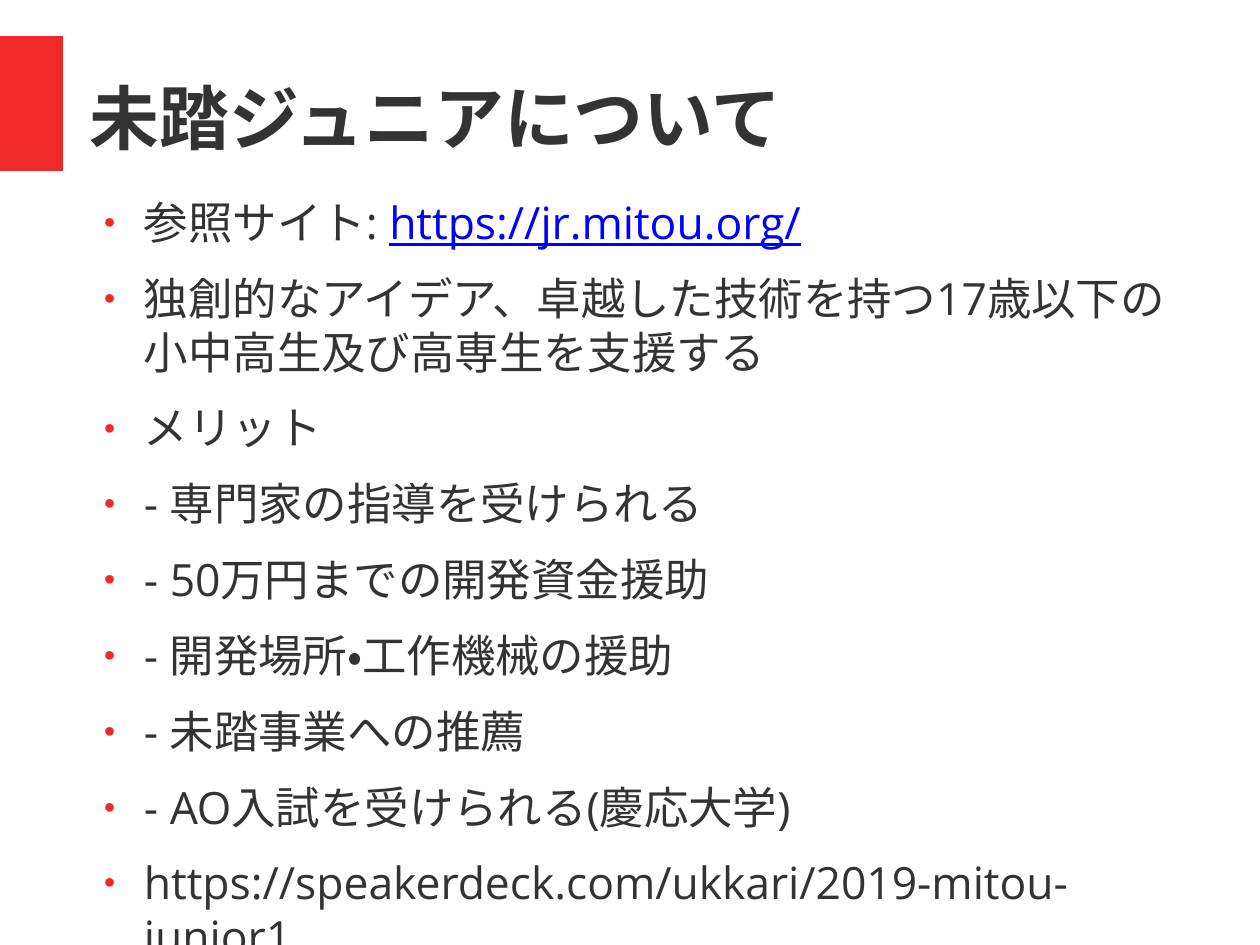
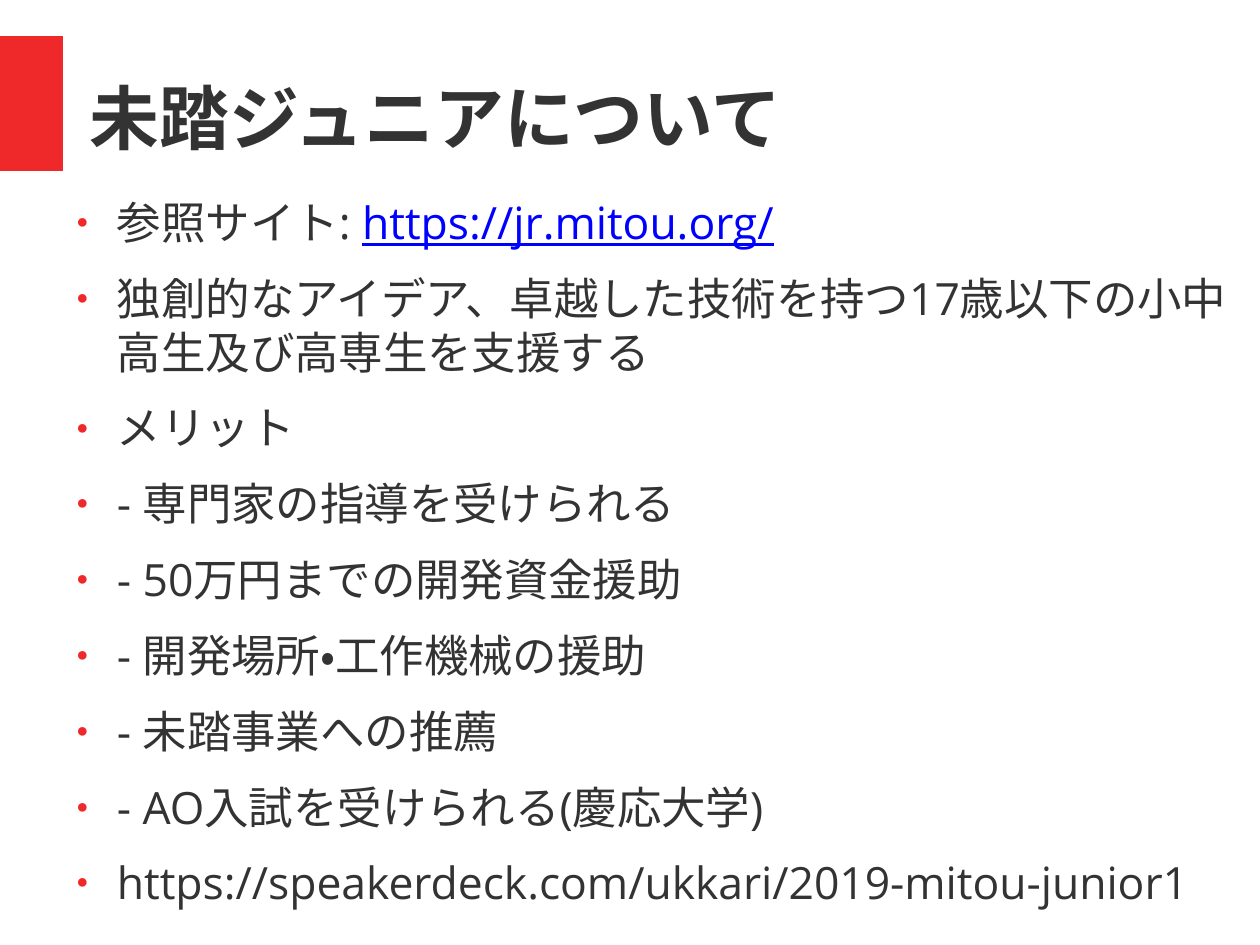
Before and after one commit to coderdojo-nada/resource, a slide deck: slide 10 of guide/coderdojo-nada紹介.odp (slide 9 before the commit). Drawn at 1260x945 pixels with LibreOffice and Linux fonts; fonts in the diff are those of the drawing. Boxes give left, top, right and bottom in pixels: in the first picture for what was removed or moved away, otherwise in the second. Text is boxed around its words. In the diff, an @@ line names an element or a change of style, - is before the commit and + after.

```diff
--- a/guide/coderdojo-nada紹介.odp
+++ b/guide/coderdojo-nada紹介.odp
@@ text "参照サイト: https://jr.mitou.org/" rewrapped from bbox=[144, 201, 1165, 910] to bbox=[117, 201, 1226, 910] @@
```
Also in this commit, not shown: 3 other slides changed, 1 slide added, 14 other files.
